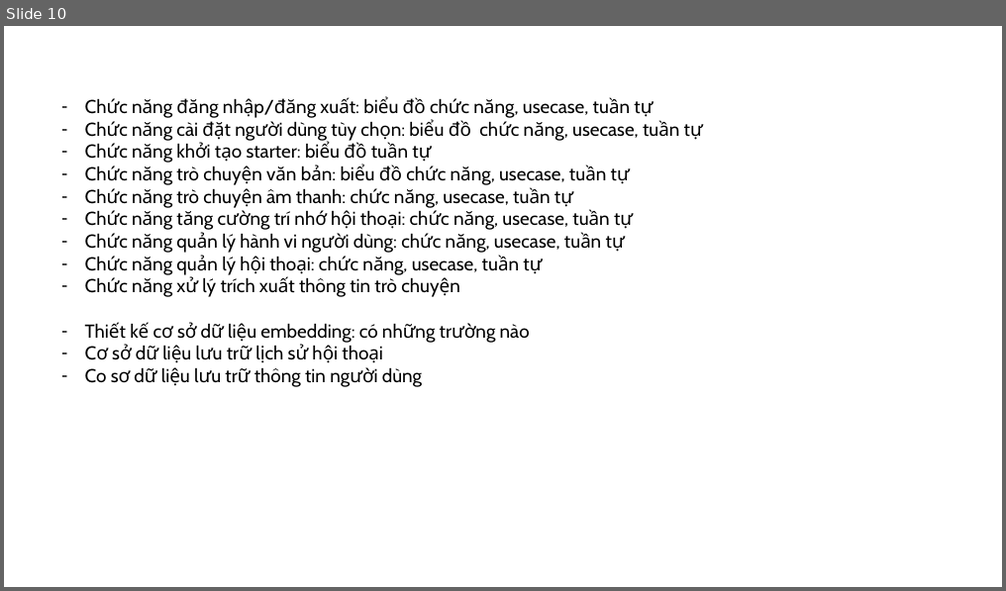
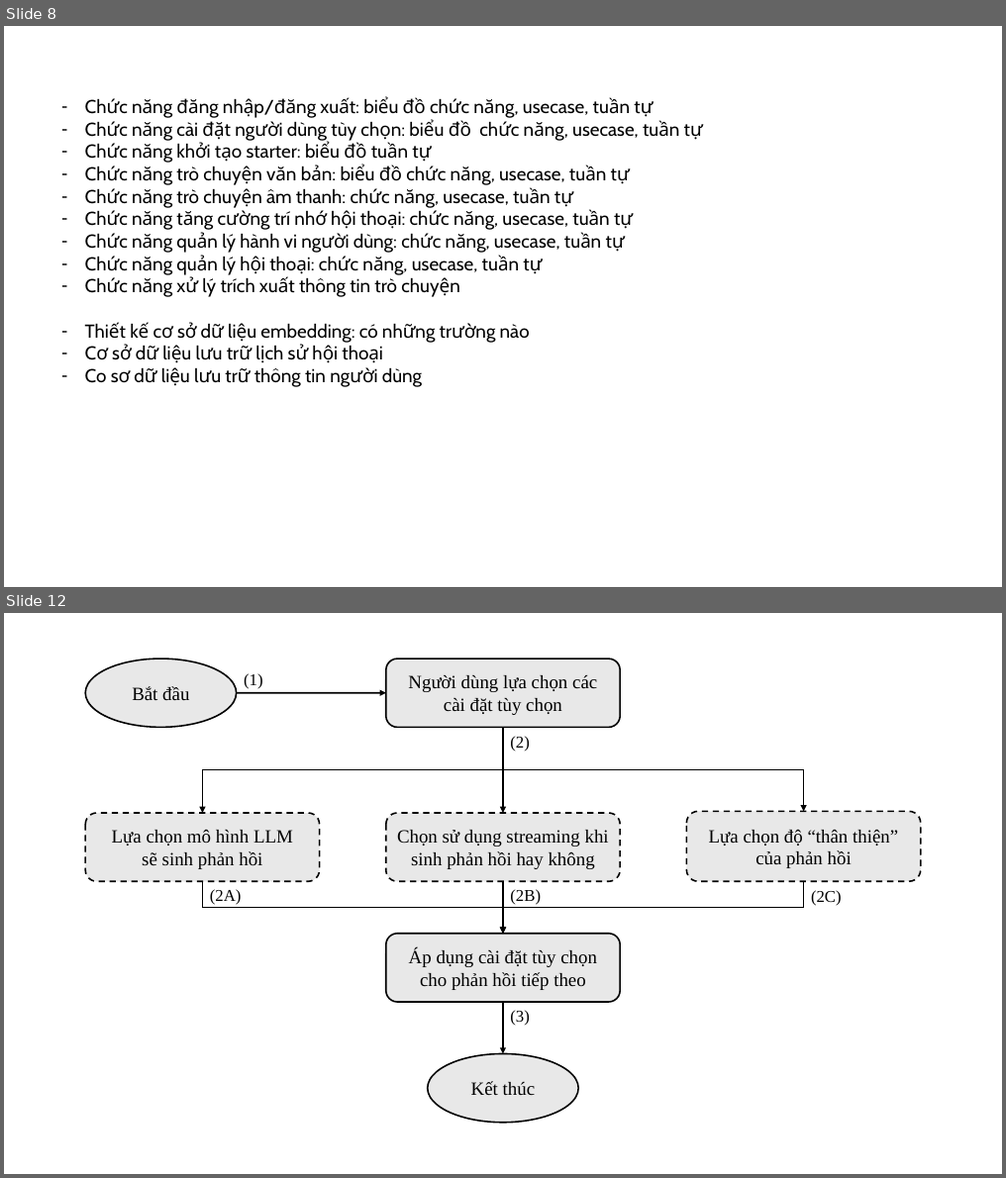
Before and after one commit to ngovanuc/Vietnamese_History_Chatbot, a slide deck: documents/hinh_ve_trong_cao_cao_do_an.pptx. Shown one above the other, each under a label of ours: slide 10 before the commit, slides 8 and 12 after it; the slides between them are not shown. The pictures are 1006x591 and 1006x1178 pixels, drawn with LibreOffice and Linux fonts; fonts in the diff are those of the drawing. Boxes give left, top, right and bottom in pixels: in the first picture for what was removed or moved away, otherwise in the second. Text is boxed around its words. In the diff, an @@ line names an element or a change of style, - is before the commit and + after.

```diff
--- a/documents/hinh_ve_trong_cao_cao_do_an.pptx
+++ b/documents/hinh_ve_trong_cao_cao_do_an.pptx
@@ slide 12 added at [4,613,1002,1174], background #FFFFFF @@
@@ ellipse added at [85,659,237,728], fill #E8E8E8, outline #000000 1.5 pt, 18 pt, text #000000 @@
+Bắt đầu
@@ rounded rectangle added at [386,659,620,728], fill #E8E8E8, outline #000000 1.5 pt, 18 pt, text #000000 @@
+Người dùng lựa chọn các
+cài đặt tùy chọn
@@ arrow added from (236, 693) to (386, 693), #000000 1.5 pt @@
@@ text added at [244,673,263,689], 16 pt, text #000000 @@
+(1)
@@ elbow arrow added from (503, 728) to (202, 813), #000000 1.5 pt @@
@@ elbow arrow added from (503, 728) to (804, 811), #000000 1.5 pt @@
@@ arrow added from (503, 728) to (503, 813), #000000 1.5 pt @@
@@ text added at [510,736,530,752], 16 pt, text #000000 @@
+(2)
@@ rounded rectangle added at [85,813,320,881], fill #E8E8E8, outline #000000 1.5 pt dashed, 18 pt, text #000000 @@
+Lựa chọn mô hình LLM
+sẽ sinh phản hồi
@@ rounded rectangle added at [386,813,620,881], fill #E8E8E8, outline #000000 1.5 pt dashed, 18 pt, text #000000 @@
+Chọn sử dụng streaming khi
+sinh phản hồi hay không
@@ rounded rectangle added at [687,811,921,881], fill #E8E8E8, outline #000000 1.5 pt dashed, 18 pt, text #000000 @@
+Lựa chọn độ “thân thiện”
+của phản hồi
@@ elbow arrow added from (202, 881) to (503, 934), #000000 1.5 pt @@
@@ text added at [210,889,242,905], 16 pt, text #000000 @@
+(2A)
@@ elbow arrow added from (804, 881) to (503, 934), #000000 1.5 pt @@
@@ arrow added from (503, 881) to (503, 934), #000000 1.5 pt @@
@@ text added at [510,889,541,905], 16 pt, text #000000 @@
+(2B)
@@ text added at [811,890,842,906], 16 pt, text #000000 @@
+(2C)
@@ rounded rectangle added at [386,934,620,1002], fill #E8E8E8, outline #000000 1.5 pt, 18 pt, text #000000 @@
+Áp dụng cài đặt tùy chọn cho phản hồi tiếp theo
@@ arrow added from (503, 1002) to (503, 1054), #000000 1.5 pt @@
@@ text added at [510,1010,530,1026], 16 pt, text #000000 @@
+(3)
@@ ellipse added at [428,1054,579,1123], fill #E8E8E8, outline #000000 1.5 pt, 18 pt, text #000000 @@
+Kết thúc
@@ what was slide 10 is now slide 8 @@
```
Also in this commit, not shown: 2 slides changed, 2 other slides added, 1 slide removed.
